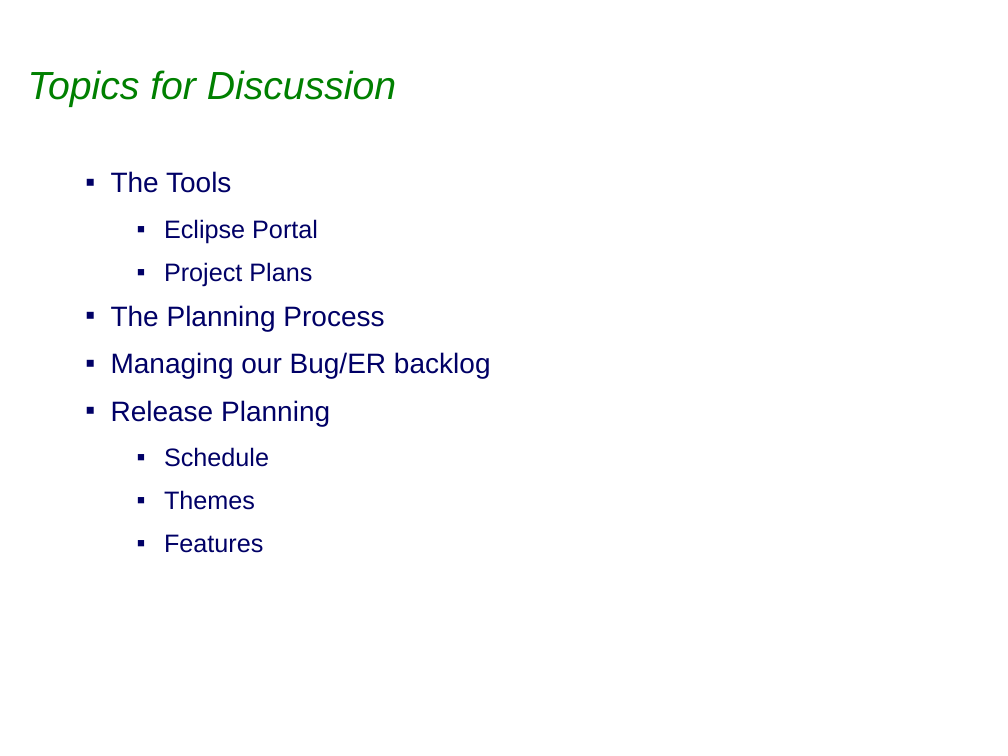
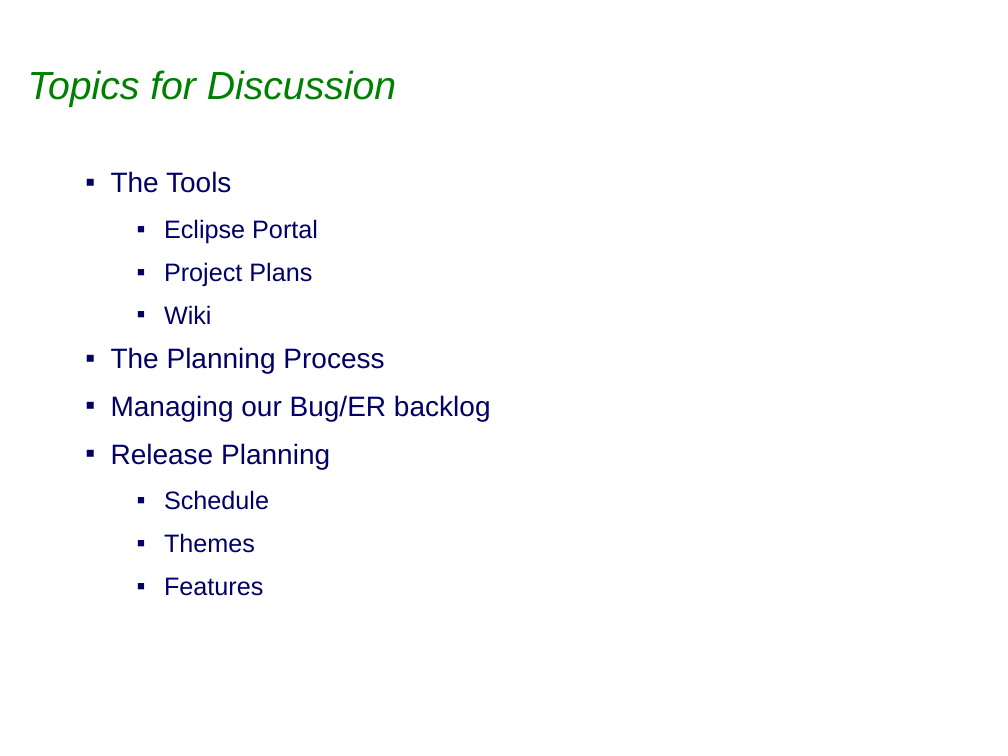
Before and after one commit to sabineheider/incubator, a slide deck: slide 2 of summit-2010/RoadMap.ppt. Drawn at 1008x756 pixels with LibreOffice and Linux fonts; fonts in the diff are those of the drawing; background and template pictures are left out. Boxes give left, top, right and bottom in pixels: in the first picture for what was removed or moved away, otherwise in the second. Text is boxed around its words. In the diff, an @@ line names an element or a change of style, - is before the commit and + after.

```diff
--- a/summit-2010/RoadMap.ppt
+++ b/summit-2010/RoadMap.ppt
@@ text at [164, 305, 212, 324]: paragraph added @@
+  ▪ Wiki
```
Also in this commit, not shown: 4 other slides changed, 1 other file.
